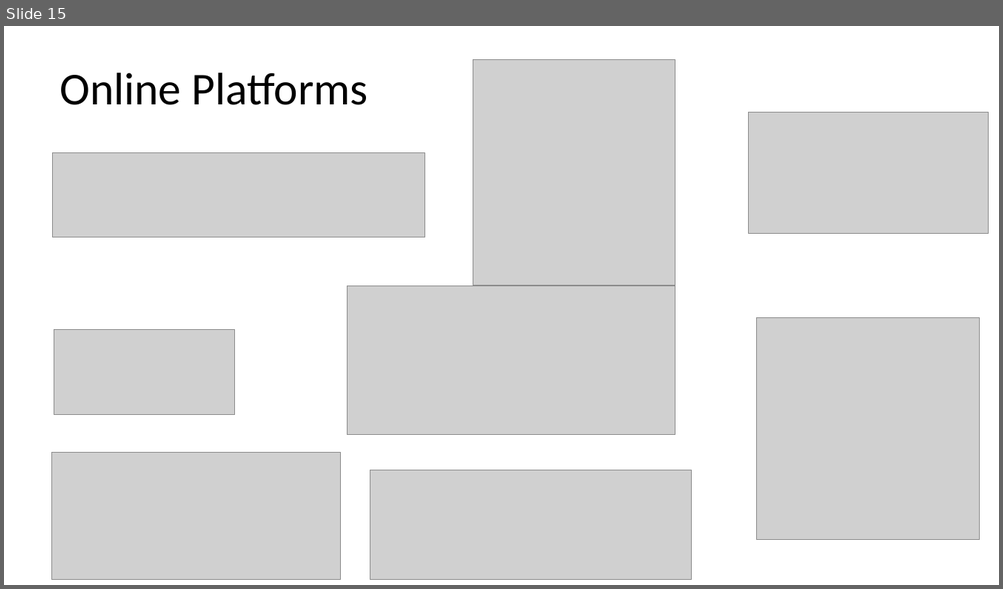
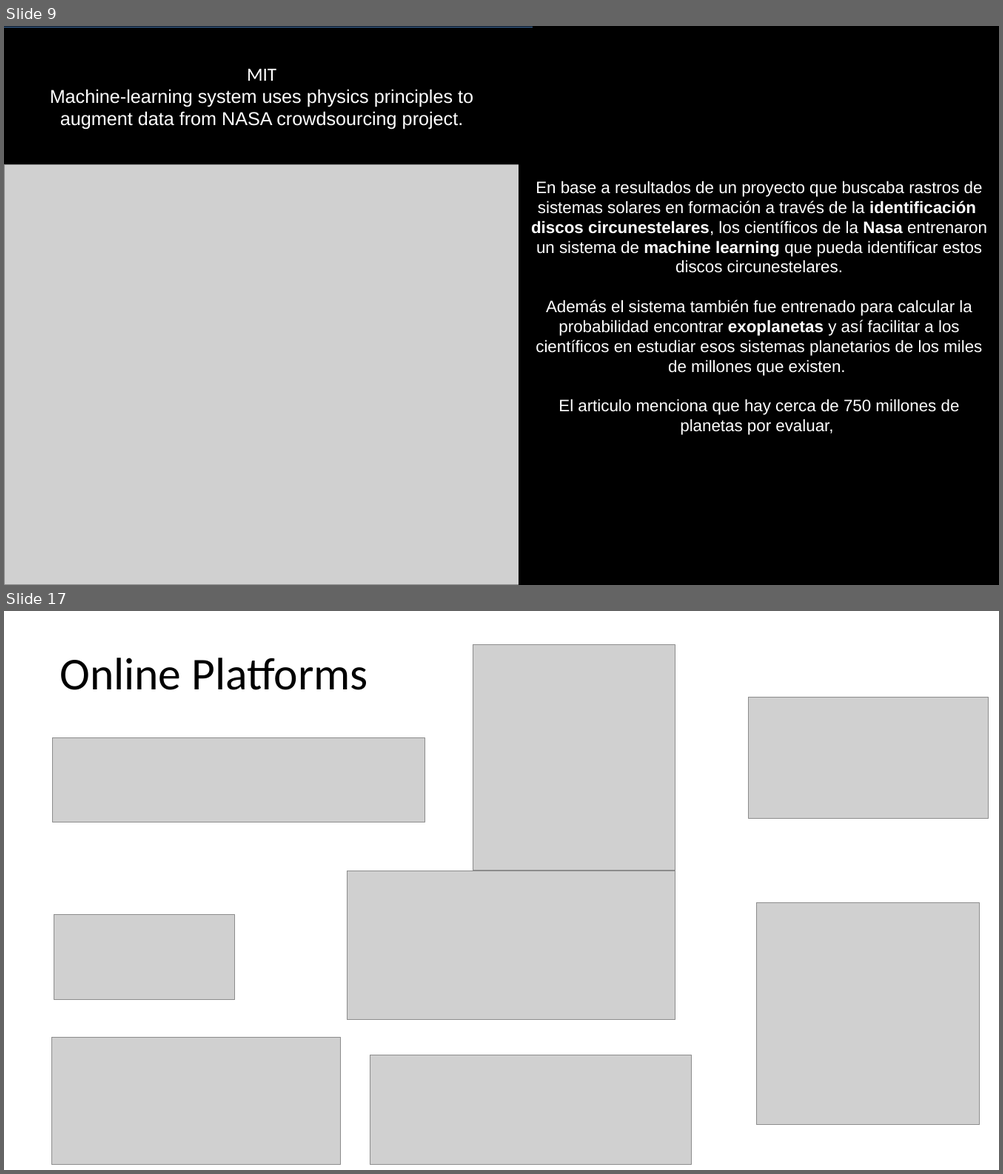
Before and after one commit to G94/CodeHunters_IntroduccionDS_01, a slide deck: Introducción al Análisis de Datos - 01.pptx. Shown one above the other, each under a label of ours: slide 15 before the commit, slides 9 and 17 after it; the slides between them are not shown. The pictures are 1003x589 and 1003x1174 pixels, drawn with LibreOffice and Linux fonts; fonts in the diff are those of the drawing; grey boxes stand for pictures. Boxes give left, top, right and bottom in pixels: in the first picture for what was removed or moved away, otherwise in the second. Text is boxed around its words. In the diff, an @@ line names an element or a change of style, - is before the commit and + after.

```diff
--- a/Introducción al Análisis de Datos - 01.pptx
+++ b/Introducción al Análisis de Datos - 01.pptx
@@ slide 9 added at (4, 26, 999, 585), background #FFFFFF @@
@@ rectangle added at (4, 27, 520, 165), fill #000000, outline #000000 2 pt, 18 pt, text #FFFFFF @@
+MIT
+Machine-learning system uses physics principles to augment data from NASA crowdsourcing project.
@@ line added from (4, 27) to (533, 27), #4B7EBC 0.75 pt @@
@@ rectangle added at (520, 27, 999, 585), fill #000000, outline #000000 2 pt, 16 pt, text #FFFFFF @@
+En base a resultados de un proyecto que buscaba rastros de sistemas solares en formación a través de la identificación discos circunestelares, los científicos de la Nasa entrenaron un sistema de machine learning que pueda identificar estos discos circunestelares.
+Además el sistema también fue entrenado para calcular la probabilidad encontrar exoplanetas y así facilitar a los científicos en estudiar esos sistemas planetarios de los miles de millones que existen.
+El articulo menciona que hay cerca de 750 millones de planetas por evaluar,
@@ picture added at (4, 165, 520, 585) @@
@@ what was slide 15 is now slide 17 @@
```
Also in this commit, not shown: 10 slides changed, 7 other slides added, 5 slides removed, 1 other file.
